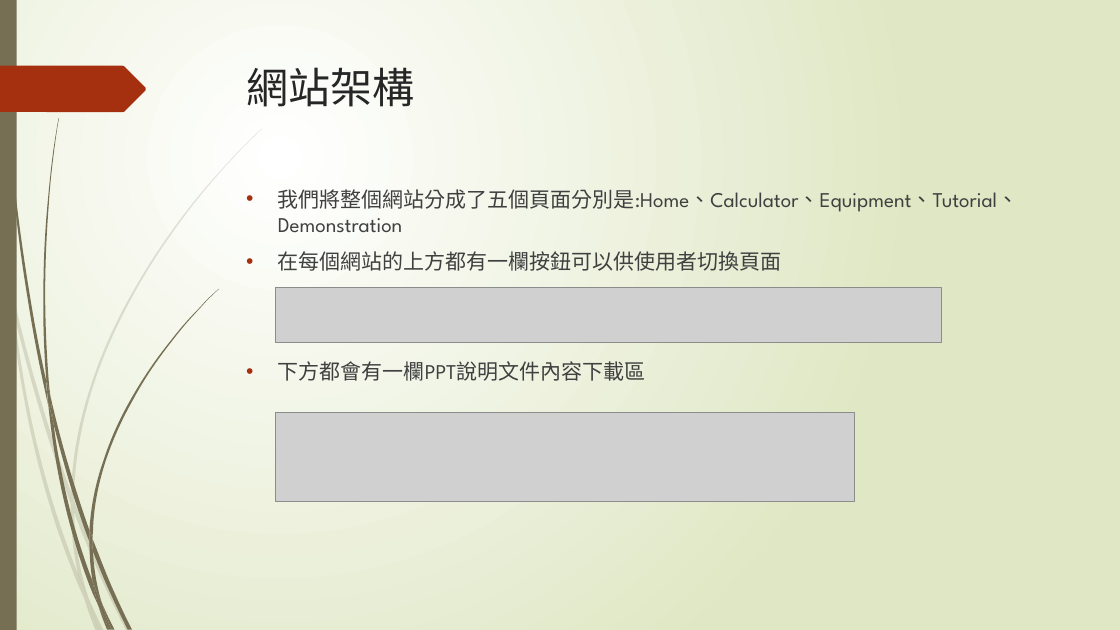
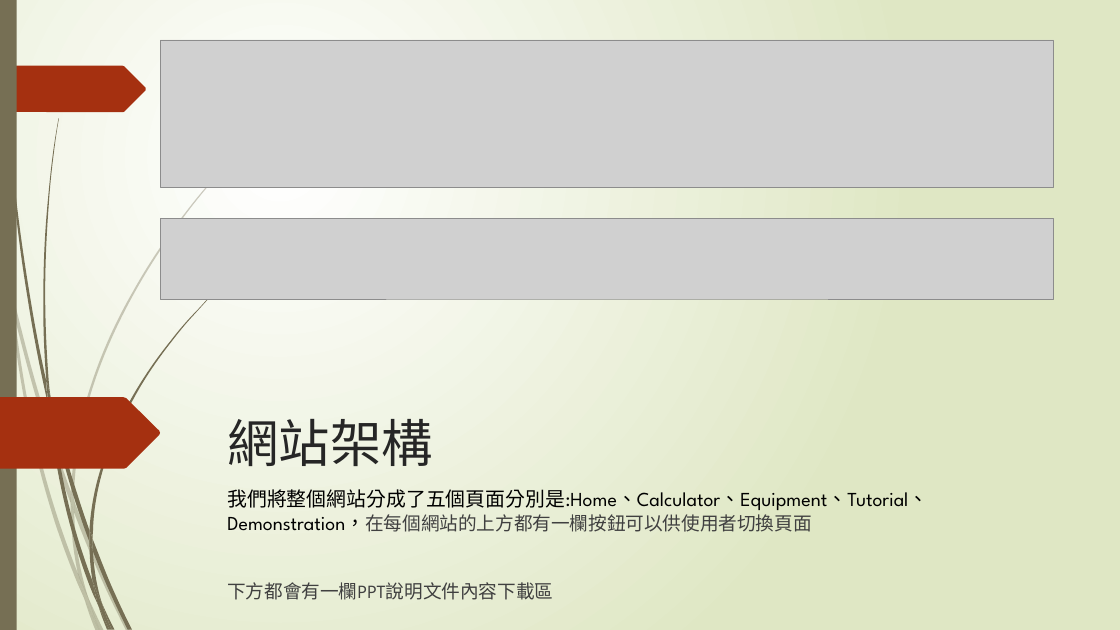
Before and after one commit to james-92/Web_FinalProject, a slide deck: slide 3 of 01157004+01157028.pptx. Drawn at 1120x630 pixels with LibreOffice and Linux fonts; fonts in the diff are those of the drawing; grey boxes stand for pictures. Boxes give left, top, right and bottom in pixels: in the first picture for what was removed or moved away, otherwise in the second. Text is boxed around its words. In the diff, an @@ line names an element or a change of style, - is before the commit and + after.

```diff
--- a/01157004+01157028.pptx
+++ b/01157004+01157028.pptx
@@ rectangle removed at [0, 0, 17, 630] @@
@@ rectangle added at [0, 0, 17, 630], fill #766F54 @@
@@ picture at [160, 40, 1054, 187]: rotation 0 to 180 degrees @@
@@ picture: place and size @@
-picture at [276, 287, 942, 343]
+picture at [160, 218, 1054, 299]
@@ freeform shape added at [0, 397, 160, 469], fill #A53010 @@
@@ title "網站架構": place and size @@
-title "網站架構" at [247, 67, 415, 107]
+title "網站架構" at [227, 419, 432, 466]
@@ title "網站架構" at [227, 419, 432, 466]: size 36 to 44 pt; vertical alignment top to bottom @@
@@ text "我們將整個網站分成了五個頁面分別是:Home、Calculator、Equipment、Tutorial、Demonst ...": place and size @@
-text "我們將整個網站分成了五個頁面分別是:Home、Calculator、Equipment、Tutorial、Demonst ..." at [278, 186, 1018, 381]
+text "我們將整個網站分成了五個頁面分別是:Home、Calculator、Equipment、Tutorial、Demonst ..." at [227, 489, 928, 600]
@@ text at [227, 489, 928, 532]: text changed; size 18 to 17 pt; text colour #404040 to #000000 @@
-• 我們將整個網站分成了五個頁面分別是:Home、Calculator、Equipment、Tutorial、Demonstration
-• 在每個網站的上方都有一欄按鈕可以供使用者切換頁面
+我們將整個網站分成了五個頁面分別是:Home、Calculator、Equipment、Tutorial、Demonstration，在每個網站的上方都有一欄按鈕可以供使用者切換頁面
@@ group added at [9, 129, 262, 630]: 9 freeform shapes @@
@@ group removed at [3, 0, 218, 630]: 12 freeform shapes @@
@@ group added at [3, 0, 218, 630]: 12 freeform shapes @@
@@ text at [227, 582, 553, 600]: size 18 to 16 pt in "下方都會有一欄PPT說明文件內容下載區"; bullet • to none @@
```
Also in this commit, not shown: 8 other slides changed, 6 slides added.
